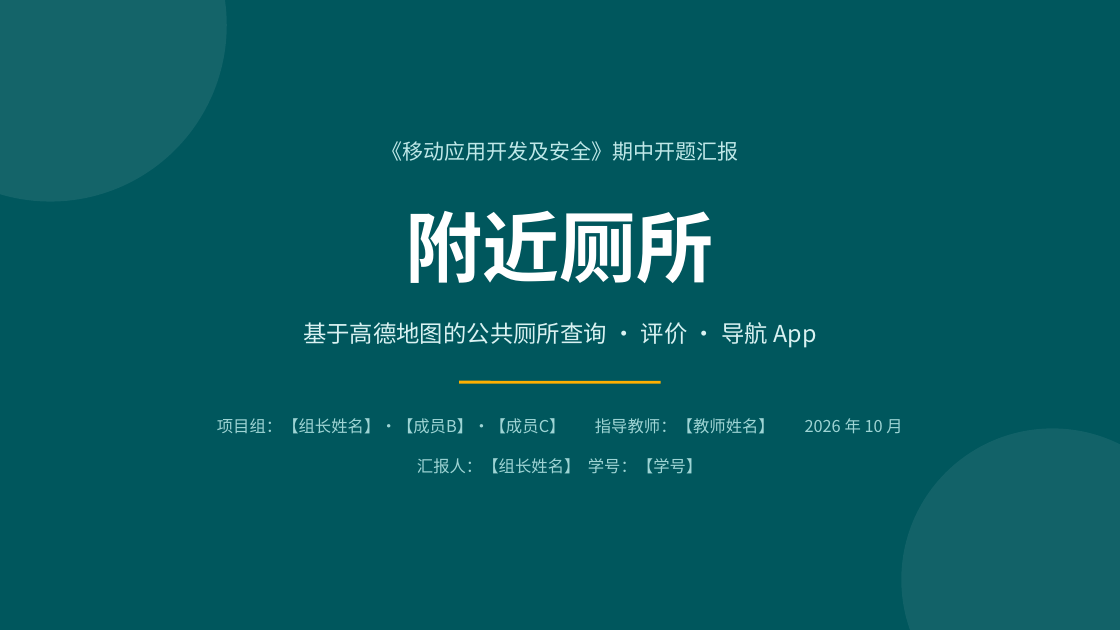
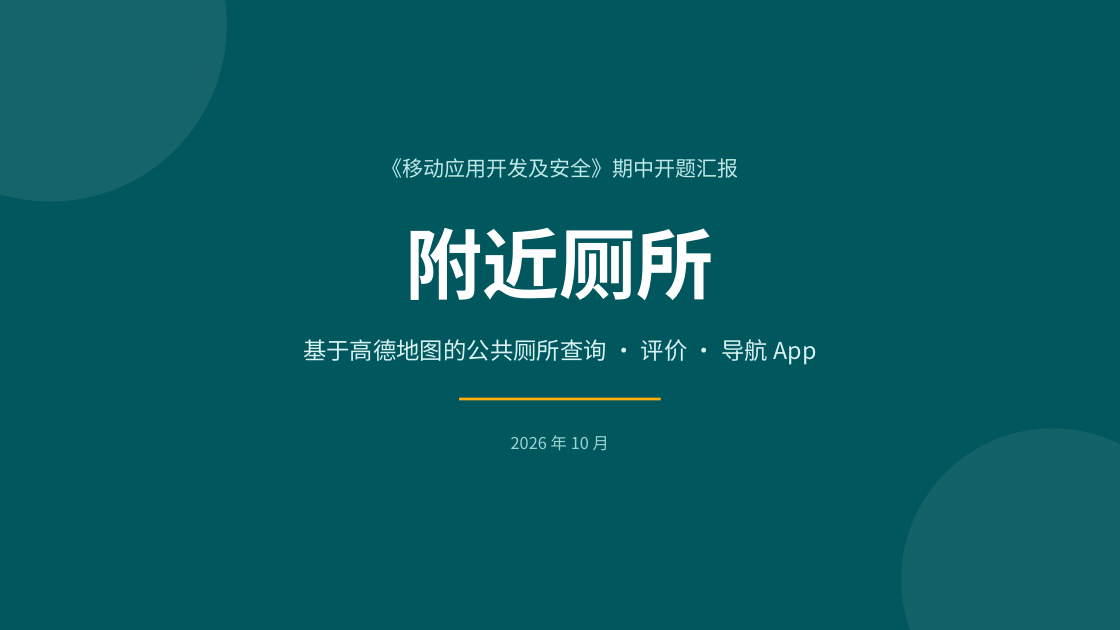
Before and after one commit to HeiCat233/lalmore, a slide deck: slide 1 of deliverables/期中开题汇报-附近厕所.pptx. Drawn at 1120x630 pixels with LibreOffice and Linux fonts; fonts in the diff are those of the drawing. Boxes give left, top, right and bottom in pixels: in the first picture for what was removed or moved away, otherwise in the second. Text is boxed around its words. In the diff, an @@ line names an element or a change of style, - is before the commit and + after.

```diff
--- a/deliverables/期中开题汇报-附近厕所.pptx
+++ b/deliverables/期中开题汇报-附近厕所.pptx
@@ 3 texts, 1 line: place and size @@
-3 texts, 1 line at box(303, 141, 816, 382)
+3 texts, 1 line at box(303, 158, 816, 399)
@@ text at box(511, 435, 609, 451): text changed @@
-项目组：【组长姓名】·【成员B】·【成员C】 指导教师：【教师姓名】 2026 年 10 月
+2026 年 10 月
@@ text removed at box(417, 458, 703, 474) @@
-汇报人：【组长姓名】 学号：【学号】
```
Also in this commit, not shown: 3 other slides changed, 7 slides added, 10 slides removed, 5 other files.
